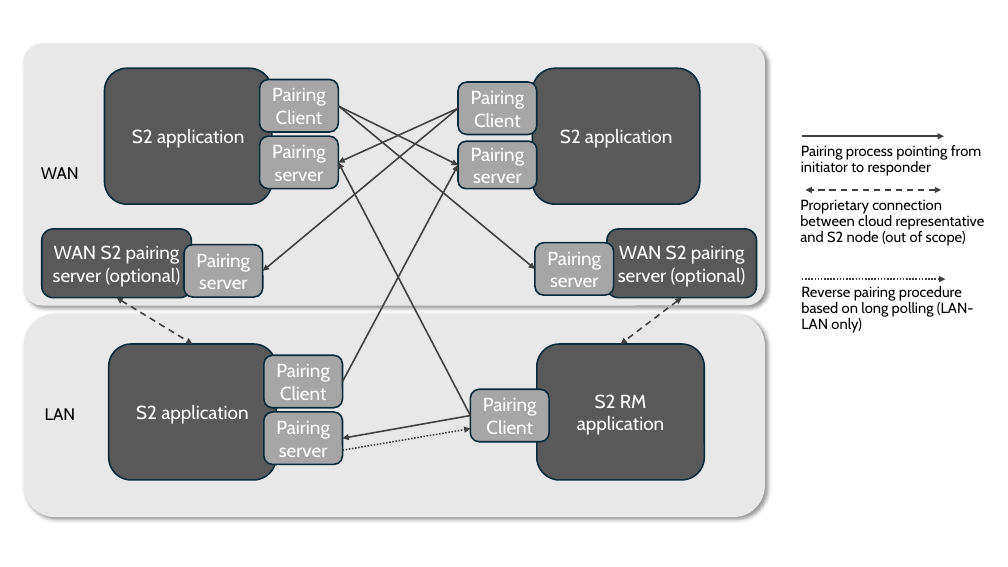
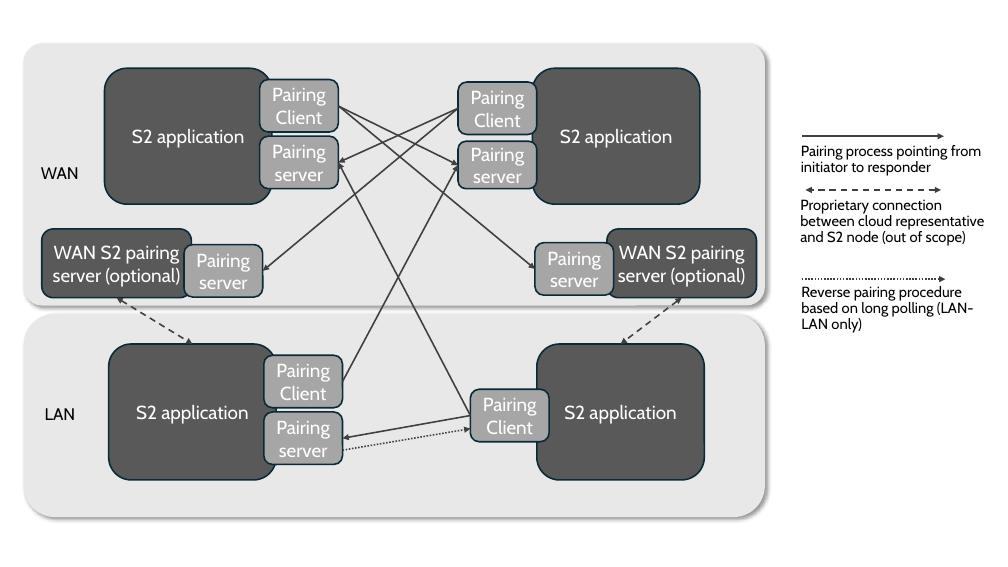
Before and after one commit to flexiblepower/s2-documentation, a slide deck: slide 3 of website/static/img/communication-layer/powerpoint_img_source.pptx (slide 2 before the commit). Drawn at 1008x567 pixels with LibreOffice and Linux fonts; fonts in the diff are those of the drawing. Boxes give left, top, right and bottom in pixels: in the first picture for what was removed or moved away, otherwise in the second. Text is boxed around its words. In the diff, an @@ line names an element or a change of style, - is before the commit and + after.

```diff
--- a/website/static/img/communication-layer/powerpoint_img_source.pptx
+++ b/website/static/img/communication-layer/powerpoint_img_source.pptx
@@ text in rounded rectangle at box(564, 405, 676, 424): text changed @@
-S2 RM application
+S2 application
```
Also in this commit, not shown: 10 slides added, 1 other file.
